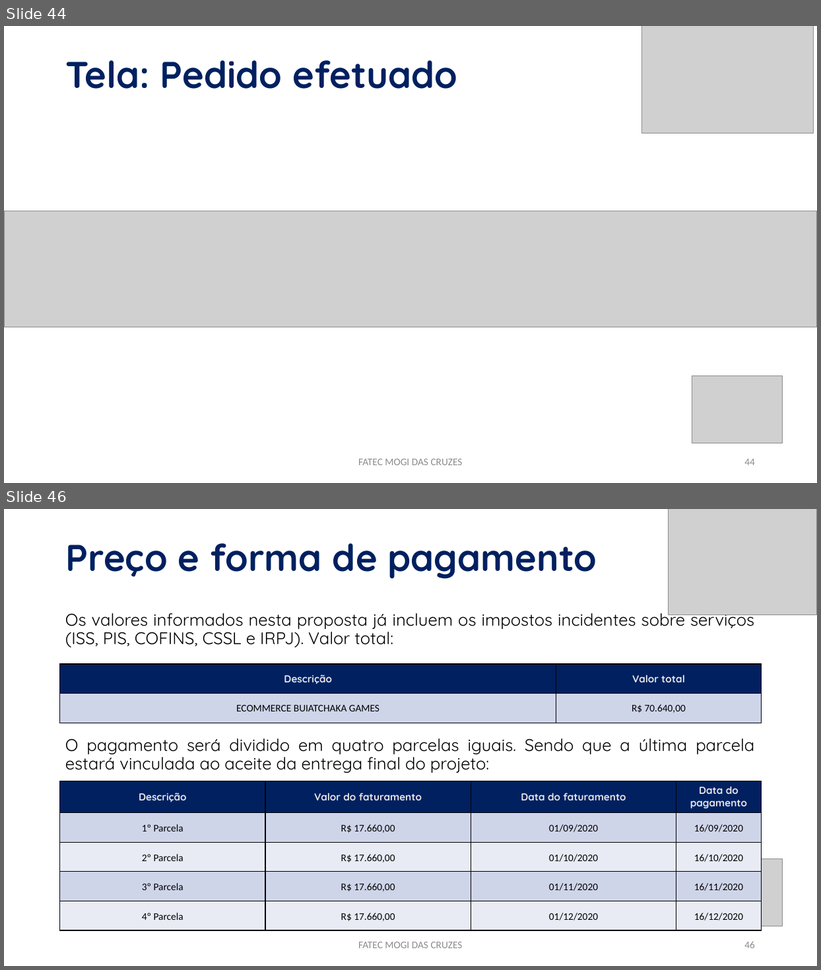
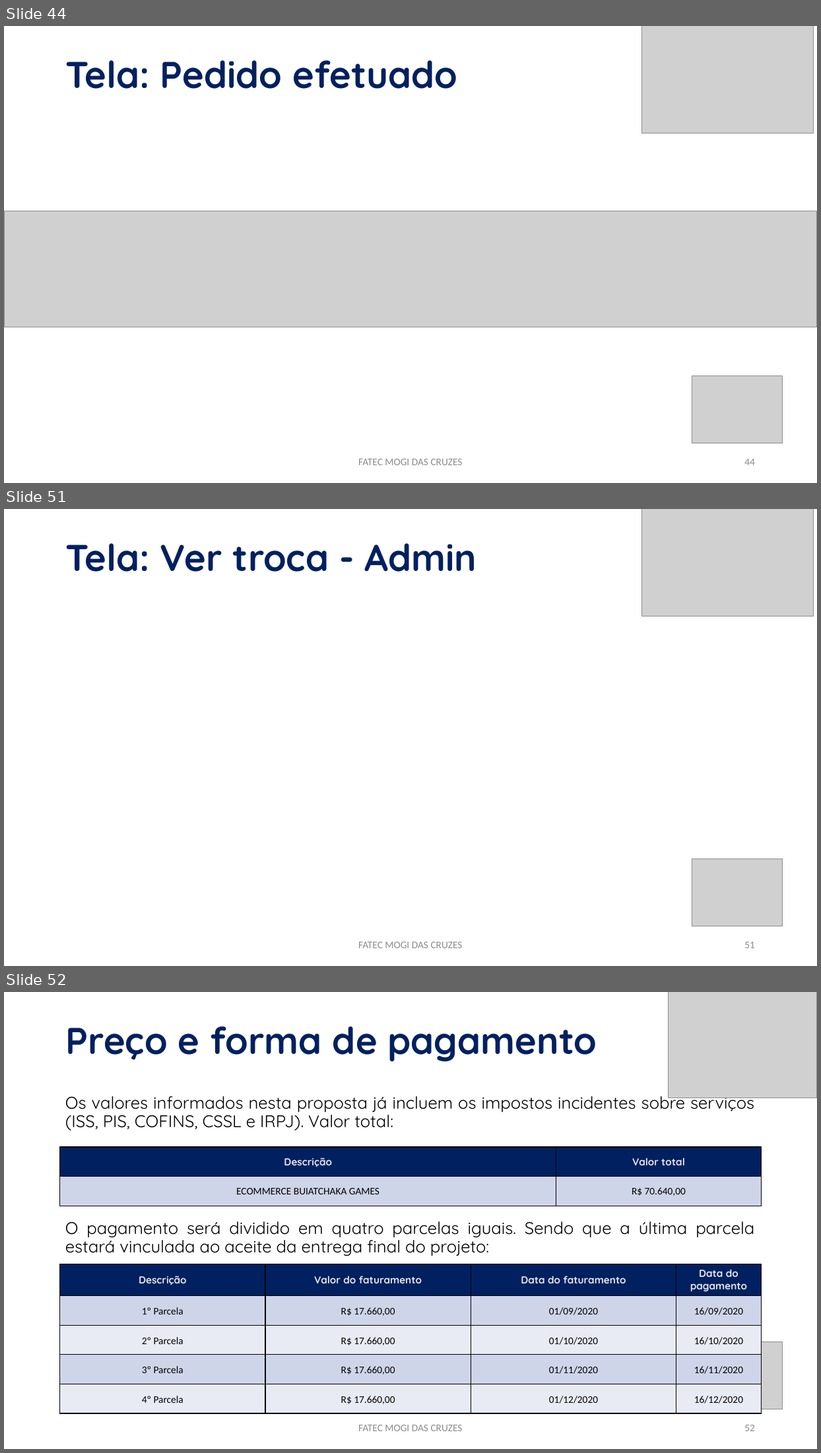
Before and after one commit to PabloLuiz1/buiatchaka-jogos, a slide deck: APRESENTAÇÃO.pptx. Shown one above the other, each under a label of ours: slides 44 and 46 before the commit, slides 44, 51 and 52 after it; the slides between them are not shown. The pictures are 821x970 and 821x1453 pixels, drawn with LibreOffice and Linux fonts; fonts in the diff are those of the drawing; grey boxes stand for pictures; background and template pictures are left out. Boxes give left, top, right and bottom in pixels: in the first picture for what was removed or moved away, otherwise in the second. Text is boxed around its words. In the diff, an @@ line names an element or a change of style, - is before the commit and + after.

```diff
--- a/APRESENTAÇÃO.pptx
+++ b/APRESENTAÇÃO.pptx
@@ slide 51 added at (4,509,817,966), background picture (left out) @@
@@ picture added at (642,509,813,617) @@
@@ title added at (66,543,477,572), 44 pt, text #002060, bold @@
+Tela: Ver troca - Admin
@@ picture added at (692,859,782,926) @@
@@ text added at (358,942,463,949), 12 pt, text #8C8C8C @@
+FATEC MOGI DAS CRUZES
@@ page number added at (745,942,755,949), 12 pt, text #8C8C8C @@
+51
@@ what was slide 46 is now slide 52 @@
@@ page number at (745,1425,755,1432): text changed @@
-46
+52
```
Also in this commit, not shown: 5 slides changed, 5 other slides added, 36 other files.
